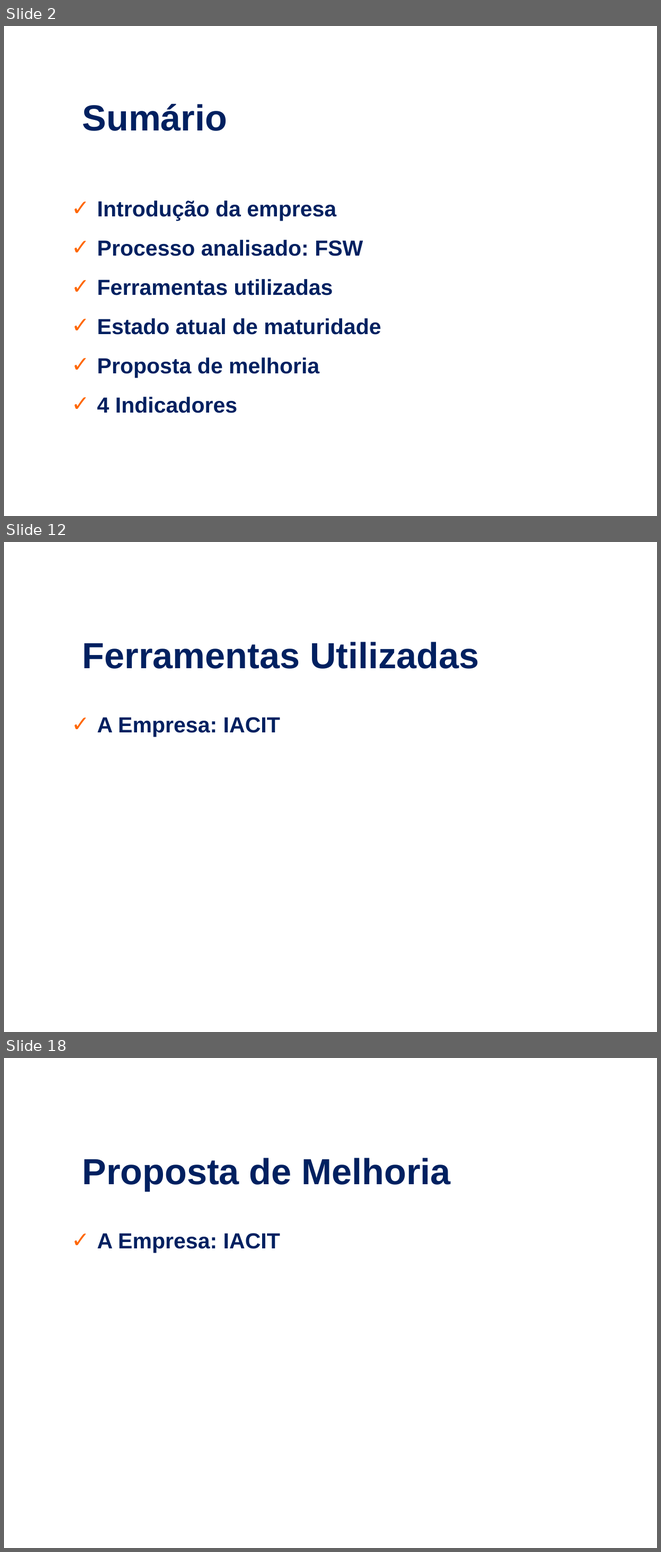
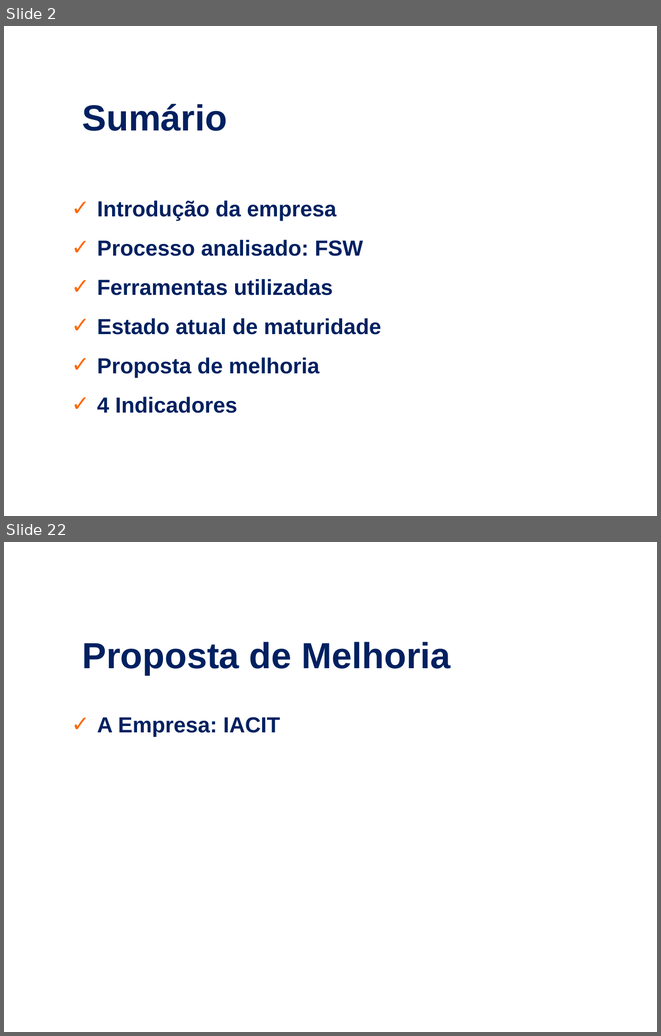
Before and after one commit to eccentricexit/softeng2_2017, a slide deck: ed-projetos-comp/ed-proj-comp.ppt. Shown one above the other, each under a label of ours: slides 2, 12 and 18 before the commit, slides 2 and 22 after it; the slides between them are not shown. The pictures are 661x1552 and 661x1036 pixels, drawn with LibreOffice and Linux fonts; fonts in the diff are those of the drawing; background and template pictures are left out. Boxes give left, top, right and bottom in pixels: in the first picture for what was removed or moved away, otherwise in the second. Text is boxed around its words. In the diff, an @@ line names an element or a change of style, - is before the commit and + after.

```diff
--- a/ed-projetos-comp/ed-proj-comp.ppt
+++ b/ed-projetos-comp/ed-proj-comp.ppt
@@ slide 12 removed at [4, 542, 657, 1032], background picture (left out) @@
@@ text removed at [82, 642, 479, 669] @@
-Ferramentas Utilizadas
@@ text removed at [97, 717, 280, 737] @@
-  ✓ A Empresa: IACIT
@@ what was slide 18 is now slide 22 @@
```
Also in this commit, not shown: 5 slides changed, 11 slides added, 9 other slides removed, 1 other file.
